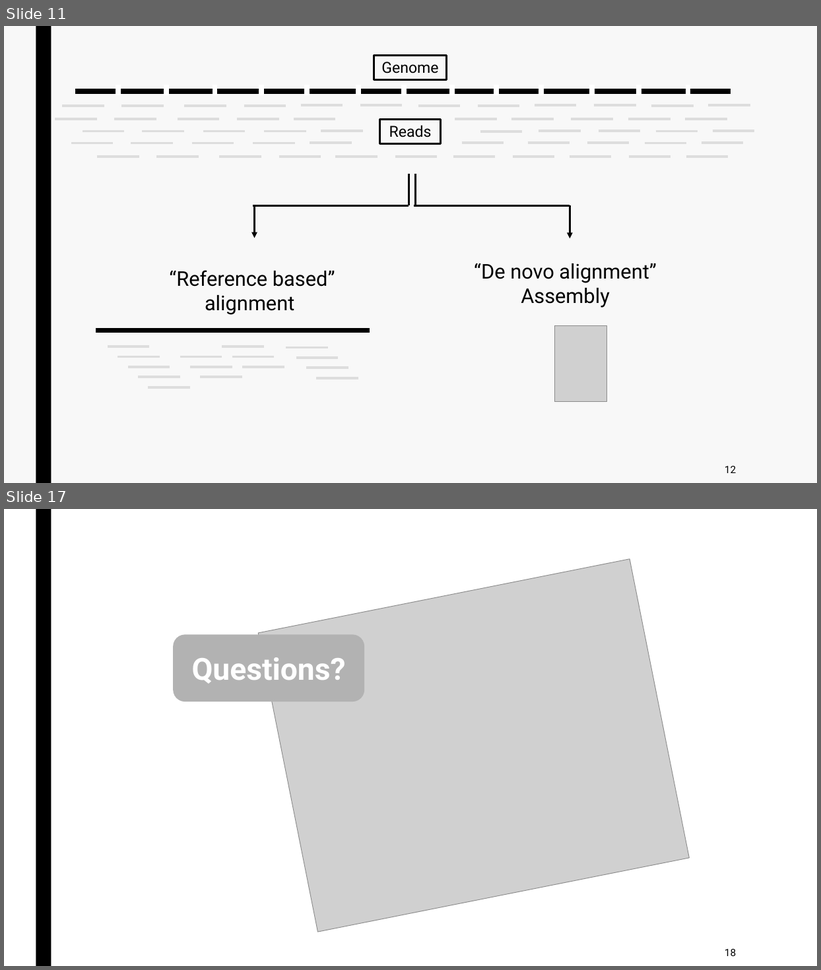
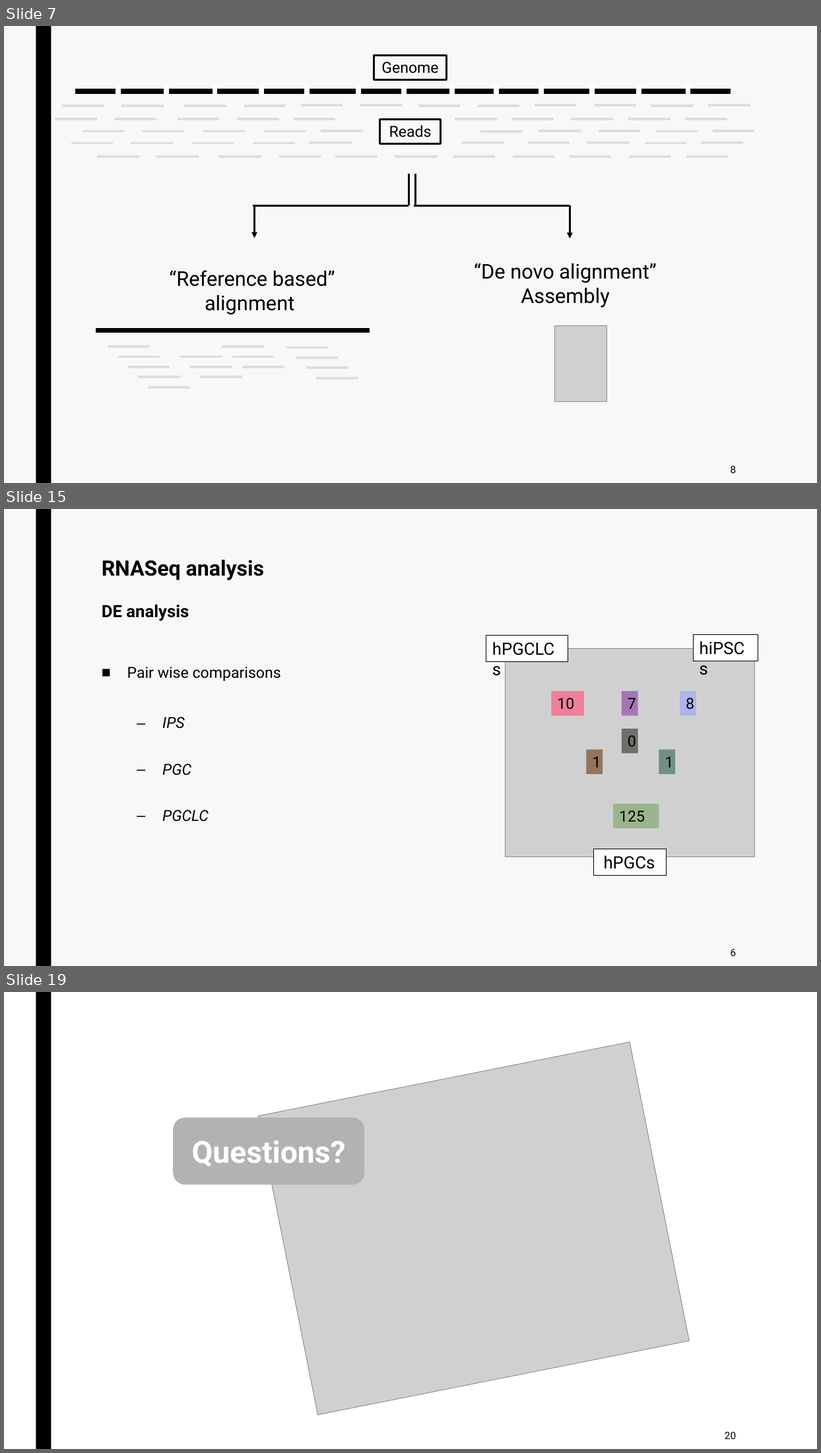
Before and after one commit to jurtasun/presentations, a slide deck: 202306_CRG_Postdoc/230623_GRG_Postdoc.ppt. Shown one above the other, each under a label of ours: slides 11 and 17 before the commit, slides 7, 15 and 19 after it; the slides between them are not shown. The pictures are 821x970 and 821x1453 pixels, drawn with LibreOffice and Linux fonts; fonts in the diff are those of the drawing; grey boxes stand for pictures. Boxes give left, top, right and bottom in pixels: in the first picture for what was removed or moved away, otherwise in the second. Text is boxed around its words. In the diff, an @@ line names an element or a change of style, - is before the commit and + after.

```diff
--- a/202306_CRG_Postdoc/230623_GRG_Postdoc.ppt
+++ b/202306_CRG_Postdoc/230623_GRG_Postdoc.ppt
@@ slide 15 added at (4,509,817,966), background #F8F8F8; not listed: 1 template element that a slide beside it also shows @@
@@ title added at (102,560,264,621), 25 pt, text #000000, bold @@
+RNASeq analysis
+DE analysis
@@ rectangle added at (486,635,568,662), fill #FFFFFF, outline #000000 0.75 pt, 20 pt, text #000000 @@
+hPGCLCs
@@ rectangle added at (694,634,758,661), fill #FFFFFF, outline #000000 0.75 pt, 20 pt, text #000000 @@
+hiPSCs
@@ text added at (127,667,281,822), 18 pt, text #000000 @@
+■ Pair wise comparisons
+  – IPS
+  – PGC
+  – PGCLC
@@ picture added at (506,649,755,857) @@
@@ rectangle added at (552,691,585,716), fill #F07F99, 18 pt, text #000000 @@
+10
@@ rectangle added at (622,691,638,716), fill #A575B7, 18 pt, text #000000 @@
+7
@@ rectangle added at (680,691,696,716), fill #ADB5EA, 18 pt, text #000000 @@
+8
@@ rectangle added at (622,729,638,754), fill #6F6F69, 18 pt, text #000000 @@
+0
@@ rectangle added at (587,750,603,774), fill #94745A, 18 pt, text #000000 @@
+1
@@ rectangle added at (659,750,676,774), fill #728F83, 18 pt, text #000000 @@
+1
@@ rectangle added at (613,804,659,828), fill #9BB48E, 18 pt, text #000000 @@
+125
@@ rectangle added at (594,850,667,876), fill #FFFFFF, outline #000000 0.75 pt, 20 pt, text #000000 @@
+hPGCs
@@ text added at (731,949,737,956), 12 pt, text #000000 @@
+6
@@ what was slide 11 is now slide 7 @@
@@ page number at (731,466,737,473): text changed @@
-12
+8
@@ what was slide 17 is now slide 19 @@
@@ page number at (725,1432,736,1439): text changed @@
-18
+20
```
Also in this commit, not shown: 3 slides changed, 12 other slides added, 13 slides removed, 3 other files.
